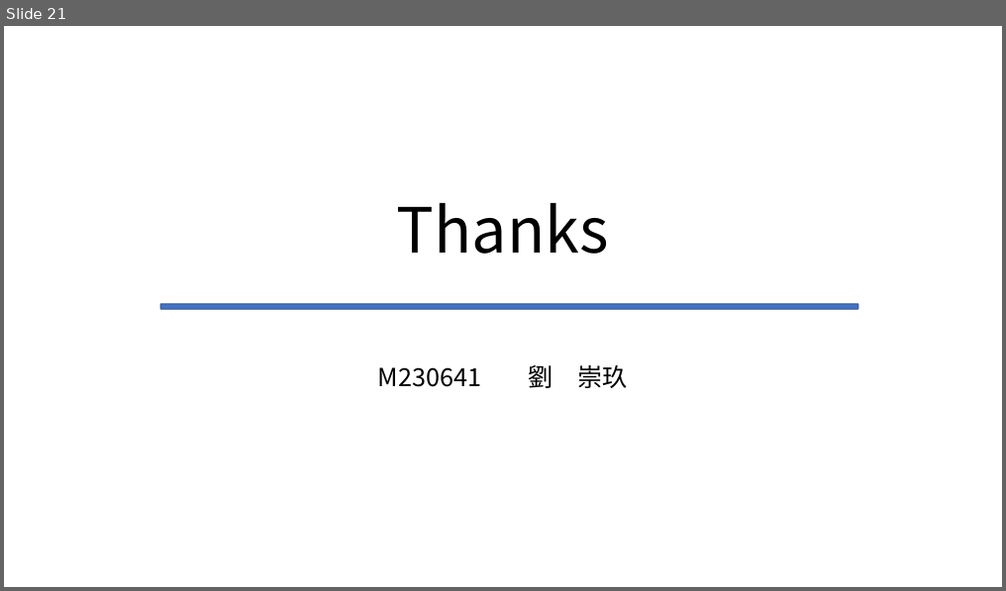
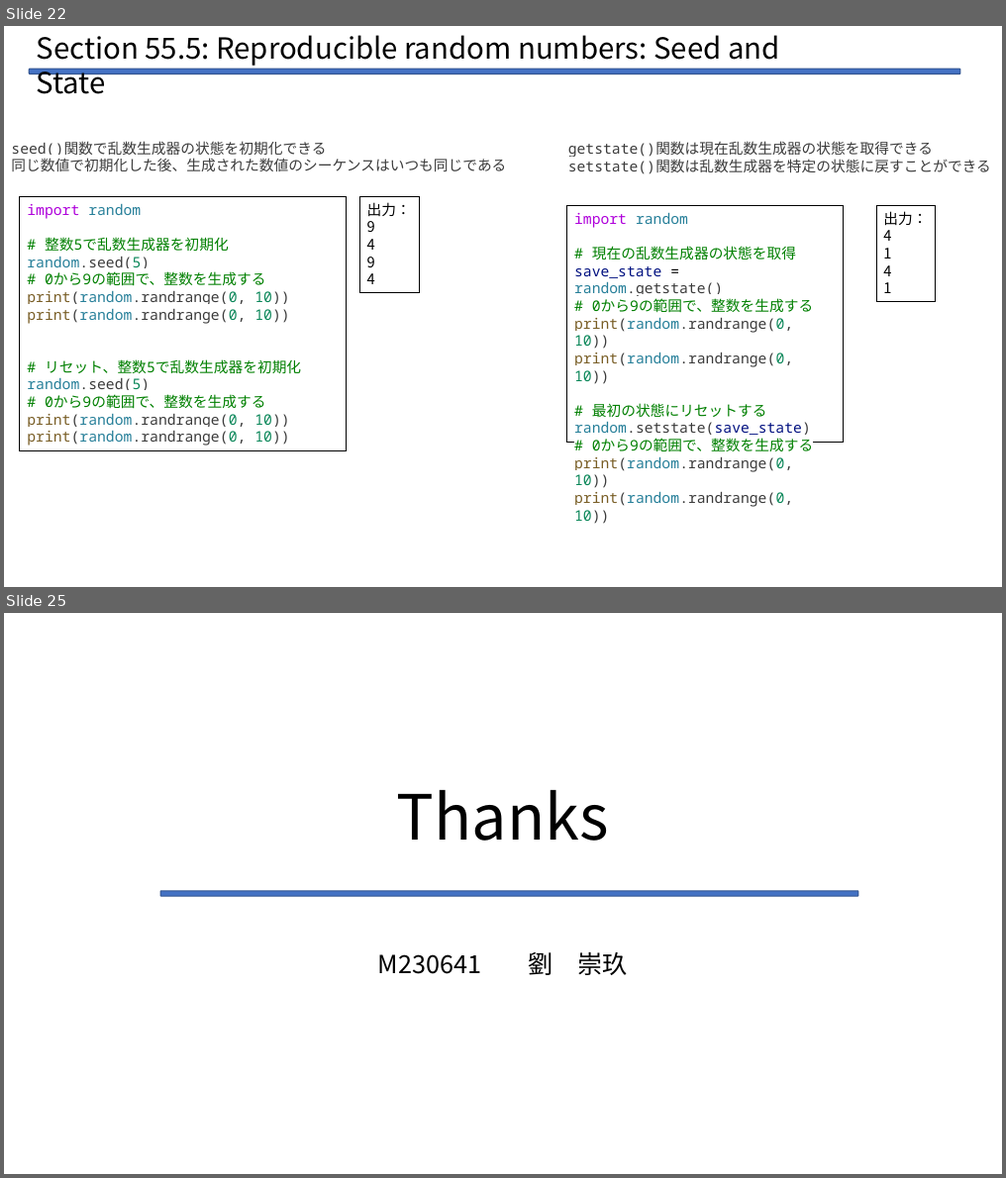
Before and after one commit to Legolas9999/zemi, a slide deck: lcj_zemi_python.pptx. Shown one above the other, each under a label of ours: slide 21 before the commit, slides 22 and 25 after it; the slides between them are not shown. The pictures are 1006x591 and 1006x1178 pixels, drawn with LibreOffice and Linux fonts; fonts in the diff are those of the drawing. Boxes give left, top, right and bottom in pixels: in the first picture for what was removed or moved away, otherwise in the second. Text is boxed around its words. In the diff, an @@ line names an element or a change of style, - is before the commit and + after.

```diff
--- a/lcj_zemi_python.pptx
+++ b/lcj_zemi_python.pptx
@@ slide 22 added at (4,26,1002,587), background #FFFFFF @@
@@ text added at (37,35,780,94), 28 pt, text #000000 @@
+Section 55.5: Reproducible random numbers: Seed and State
@@ rounded rectangle added at (29,69,960,74), fill #4472C4, outline #325491 1 pt @@
@@ text added at (11,141,506,172), 14 pt, text #3B3B3B @@
+seed()関数で乱数生成器の状態を初期化できる
+同じ数値で初期化した後、生成された数値のシーケンスはいつも同じである
@@ text added at (568,141,991,174), 14 pt, text #3B3B3B @@
+getstate()関数は現在乱数生成器の状態を取得できる
+setstate()関数は乱数生成器を特定の状態に戻すことができる
@@ rectangle added at (20,197,347,452), outline #000000 0.75 pt, 14 pt, text #3B3B3B @@
+import random
+# 整数5で乱数生成器を初期化
+random.seed(5)
+# 0から9の範囲で、整数を生成する
+print(random.randrange(0, 10))
+print(random.randrange(0, 10))
+# リセット、整数5で乱数生成器を初期化
+random.seed(5)
+# 0から9の範囲で、整数を生成する
+print(random.randrange(0, 10))
+print(random.randrange(0, 10))
@@ rectangle added at (359,197,419,293), outline #000000 0.75 pt, 14 pt, text #000000 @@
+出力：
+9
+4
+9
+4
@@ rectangle added at (567,205,844,442), outline #000000 0.75 pt, 14 pt, text #3B3B3B @@
+import random
+# 現在の乱数生成器の状態を取得
+save_state = random.getstate()
+# 0から9の範囲で、整数を生成する
+print(random.randrange(0, 10))
+print(random.randrange(0, 10))
+# 最初の状態にリセットする
+random.setstate(save_state)
+# 0から9の範囲で、整数を生成する
+print(random.randrange(0, 10))
+print(random.randrange(0, 10))
@@ rectangle added at (876,205,936,301), outline #000000 0.75 pt, 14 pt, text #000000 @@
+出力：
+4
+1
+4
+1
@@ what was slide 21 is now slide 25 @@
```
Also in this commit, not shown: 1 slide changed, 4 other slides added, 1 slide removed, 1 other file.
